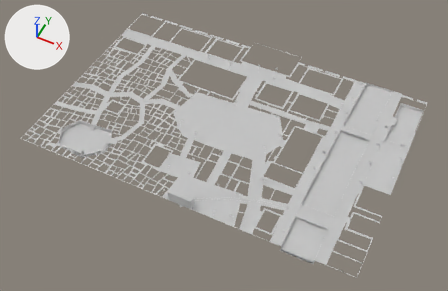
The glTF model game/levels/undercity/hub/hub_streets.glb as it was, and as the next commit left it.
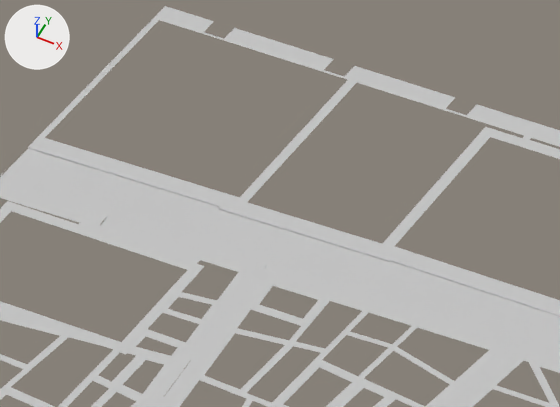
The first picture shows the older version from a 50 mm lens placed at (253.0, -364.0, 314.0), pointed at (122.0, -104.0, -12.0). The close-ups show the older and then the newer version on the part from 27% to 43% of the width and 4% to 21% of the height of that picture. Only the edits that show in the close-ups are written down. Lighting does not change. The marker at upper left points along +X, +Y and +Z. Objects named as collision shapes, trigger or cutter boxes, shadow casters or lower levels of detail are left out. Where no turn or scale is listed for an object, it has been applied to the vertices.

In view in the first close-up: 'streets_walk_0_0-col', 'streets_walk_0_1-col', 'streets_walk_1_0-col', 'streets_walk_1_1-col'.
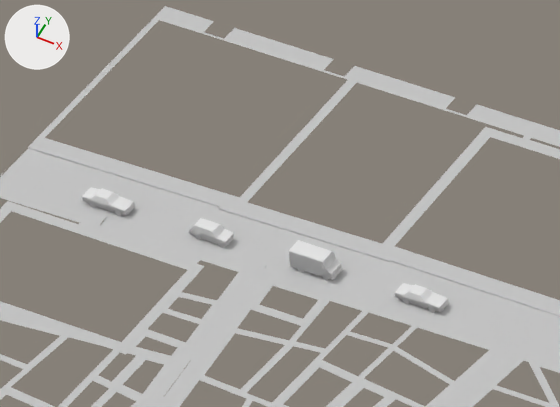
The change, as a list of edits to the scene's bpy script:
```text
Add mat_veh_psx_fullsize_grey:
    mat_veh_psx_fullsize_grey = principled_material('veh_psx_fullsize_grey')
    mat_veh_psx_fullsize_grey.base_color = (0.8, 0.8, 0.8)  # white #e7e7e7
Add mat_veh_psx_box_van_purple:
    mat_veh_psx_box_van_purple = principled_material('veh_psx_box_van_purple')
    mat_veh_psx_box_van_purple.base_color = (0.8, 0.8, 0.8)  # white #e7e7e7
Add mat_veh_psx_wagon_green:
    mat_veh_psx_wagon_green = principled_material('veh_psx_wagon_green')
    mat_veh_psx_wagon_green.base_color = (0.8, 0.8, 0.8)  # white #e7e7e7
Add mat_veh_psx_fullsize_red:
    mat_veh_psx_fullsize_red = principled_material('veh_psx_fullsize_red')
    mat_veh_psx_fullsize_red.base_color = (0.8, 0.8, 0.8)  # white #e7e7e7
Add me_car_005:
    me_car_005.from_pydata(...)  # 253 vertices, 454 faces; spans x -2.61..2.61, y -0.99..0.99, z 0.0..1.45
    me_car_005.materials.append(mat_veh_psx_fullsize_grey)  # white #e7e7e7
Add me_car_004:
    me_car_004.from_pydata(...)  # 219 vertices, 376 faces; spans x -2.44..2.44, y -1.12..1.12, z 0.0..2.29
    me_car_004.materials.append(mat_veh_psx_box_van_purple)  # white #e7e7e7
Add me_car_003:
    me_car_003.from_pydata(...)  # 249 vertices, 438 faces; spans x -2.18..2.18, y -0.91..0.91, z 0.0..1.54
    me_car_003.materials.append(mat_veh_psx_wagon_green)  # white #e7e7e7
Add me_car_002:
    me_car_002.from_pydata(...)  # 253 vertices, 454 faces; spans x -2.61..2.61, y -0.99..0.99, z 0.0..1.45
    me_car_002.materials.append(mat_veh_psx_fullsize_red)  # white #e7e7e7
Add ob_car_005:
    ob_car_005 = bpy.data.objects.new('car_005', me_car_005)
    ob_car_005.location = (46.5, -40.07, 0.0)
Add ob_car_004:
    ob_car_004 = bpy.data.objects.new('car_004', me_car_004)
    ob_car_004.location = (35.0, -40.41, 0.0)
Add ob_car_003:
    ob_car_003 = bpy.data.objects.new('car_003', me_car_003)
    ob_car_003.location = (23.5, -40.65, 0.0)
Add ob_car_002:
    ob_car_002 = bpy.data.objects.new('car_002', me_car_002)
    ob_car_002.location = (12.0, -40.99, 0.0)
```

What differs and where, as boxes [x1, y1, x2, y2] in the close-ups (560 x 407 px):
'car_004', added: after [289, 240, 343, 281]
'car_005', added: after [394, 283, 449, 313]
'car_002', added: after [81, 187, 135, 216]
'car_003', added: after [189, 218, 234, 248]
